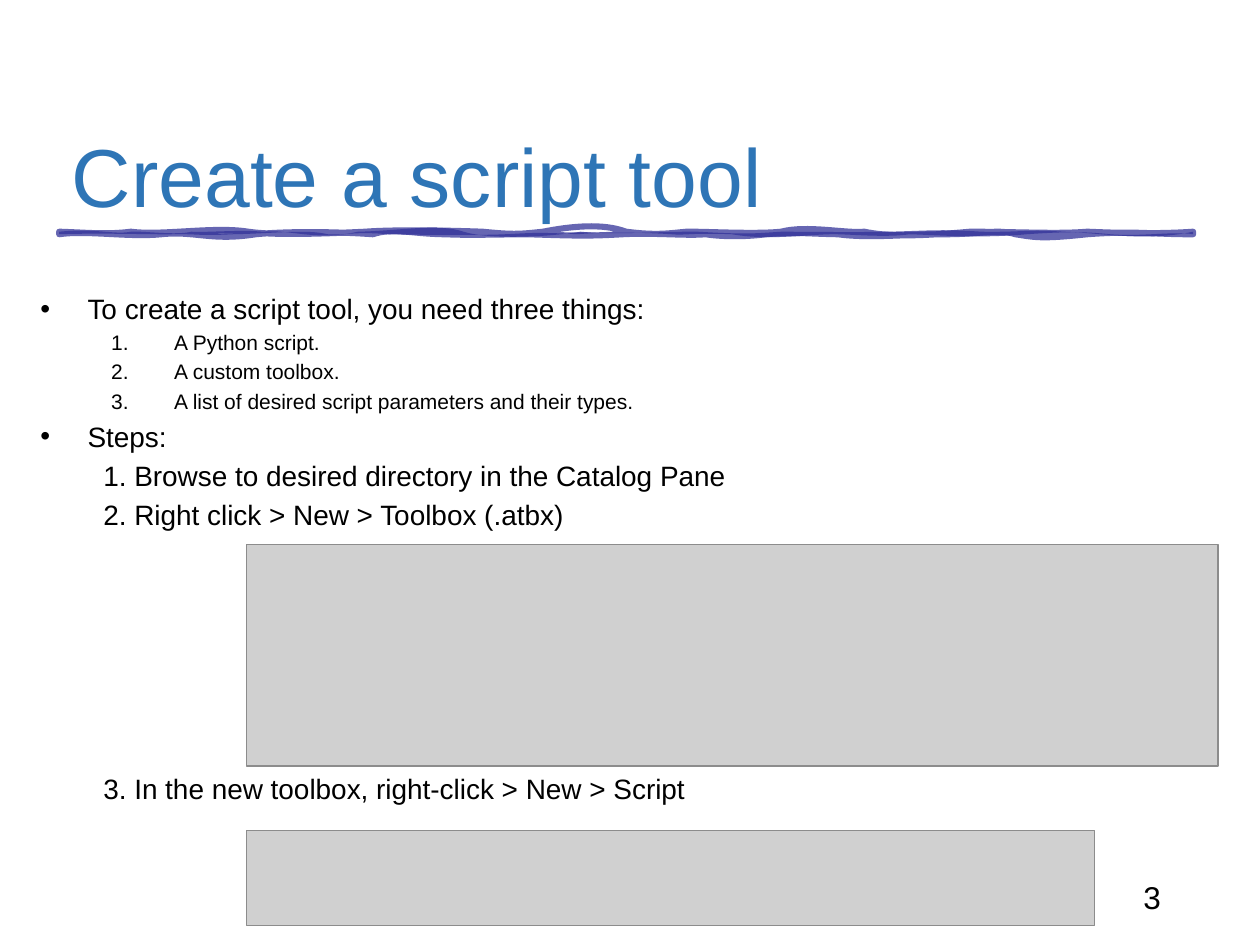
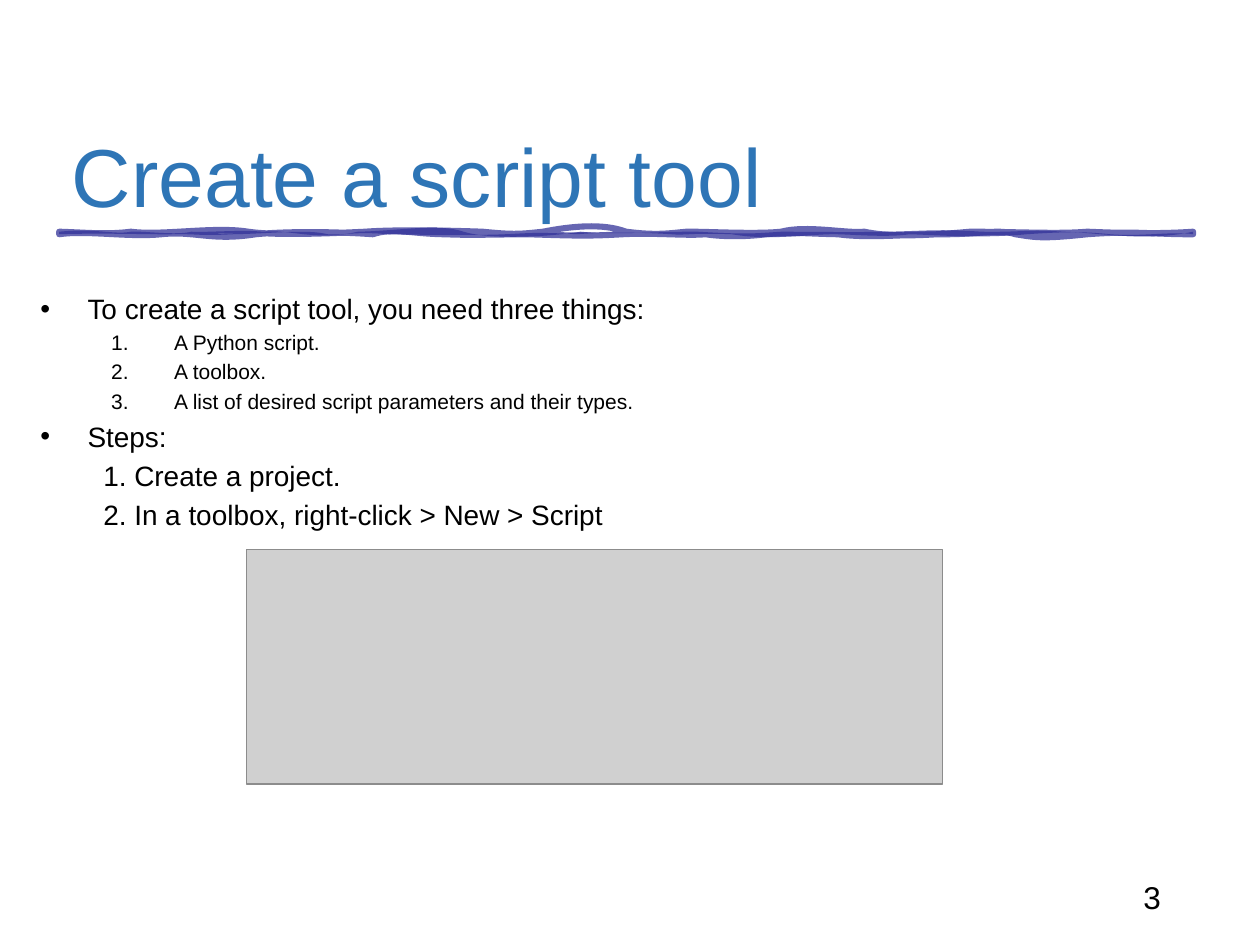
Before and after one commit to lgtateos/gis540, a slide deck: slide 3 of slides/arcScriptTools.pptx. Drawn at 1260x945 pixels with LibreOffice and Linux fonts; fonts in the diff are those of the drawing; grey boxes stand for pictures. Boxes give left, top, right and bottom in pixels: in the first picture for what was removed or moved away, otherwise in the second. Text is boxed around its words. In the diff, an @@ line names an element or a change of style, - is before the commit and + after.

```diff
--- a/slides/arcScriptTools.pptx
+++ b/slides/arcScriptTools.pptx
@@ text at bbox=[174, 363, 266, 380]: text changed @@
-  2. A custom toolbox.
+  2. A toolbox.
@@ text at bbox=[103, 465, 602, 530]: text changed @@
-  1. Browse to desired directory in the Catalog Pane
-  2. Right click > New > Toolbox (.atbx)
-  3. In the new toolbox, right-click > New > Script
+  1. Create a project.
+  2. In a toolbox, right-click > New > Script
@@ picture: place and size @@
-picture at bbox=[247, 544, 1218, 766]
+picture at bbox=[247, 549, 942, 784]
@@ picture removed at bbox=[247, 830, 1095, 926] @@
```
Also in this commit, not shown: 7 other slides changed.
